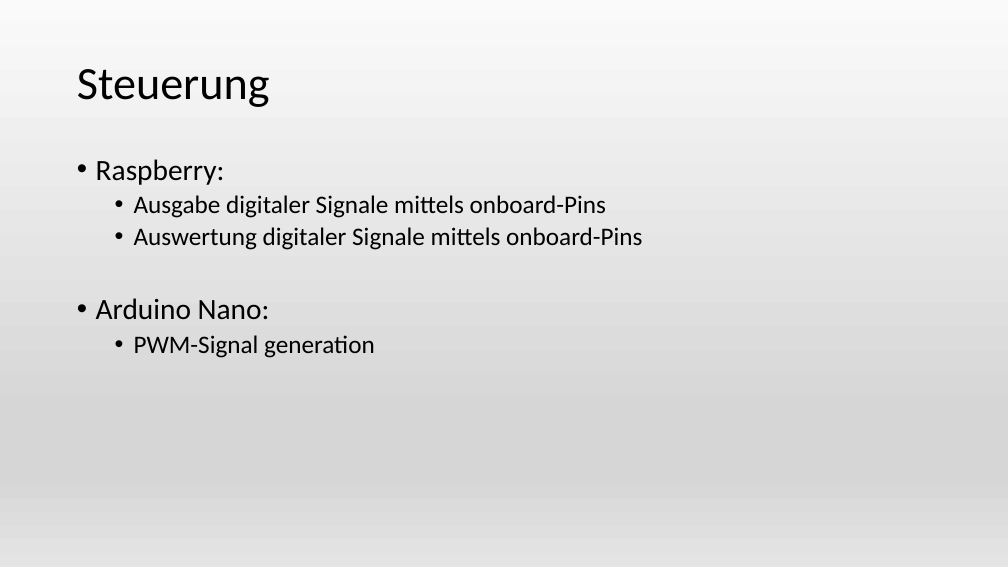
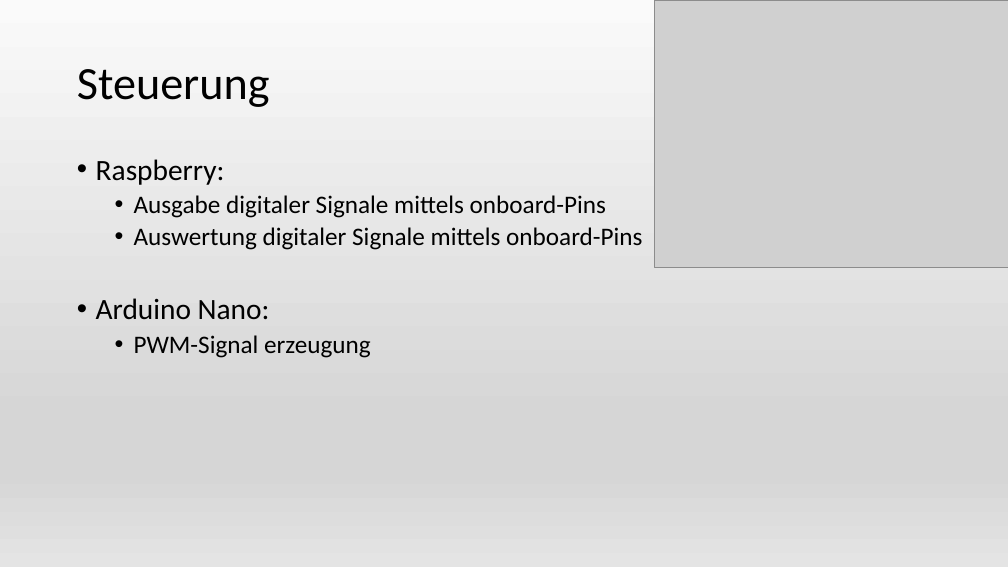
Before and after one commit to Katzenfuetterungsanlage/fuettr_prototype, a slide deck: slide 8 of Diplomarbeit/Powerpoint/Wolf.pptx. Drawn at 1008x567 pixels with LibreOffice and Linux fonts; fonts in the diff are those of the drawing; grey boxes stand for pictures. Boxes give left, top, right and bottom in pixels: in the first picture for what was removed or moved away, otherwise in the second. Text is boxed around its words. In the diff, an @@ line names an element or a change of style, - is before the commit and + after.

```diff
--- a/Diplomarbeit/Powerpoint/Wolf.pptx
+++ b/Diplomarbeit/Powerpoint/Wolf.pptx
@@ picture added at [655, 0, 1008, 268] @@
@@ text at [134, 335, 371, 358]: text changed @@
-  • PWM-Signal generation
+  • PWM-Signal erzeugung
```
Also in this commit, not shown: 3 other slides changed, 9 slides added, 1 slide removed, 1 other file.
